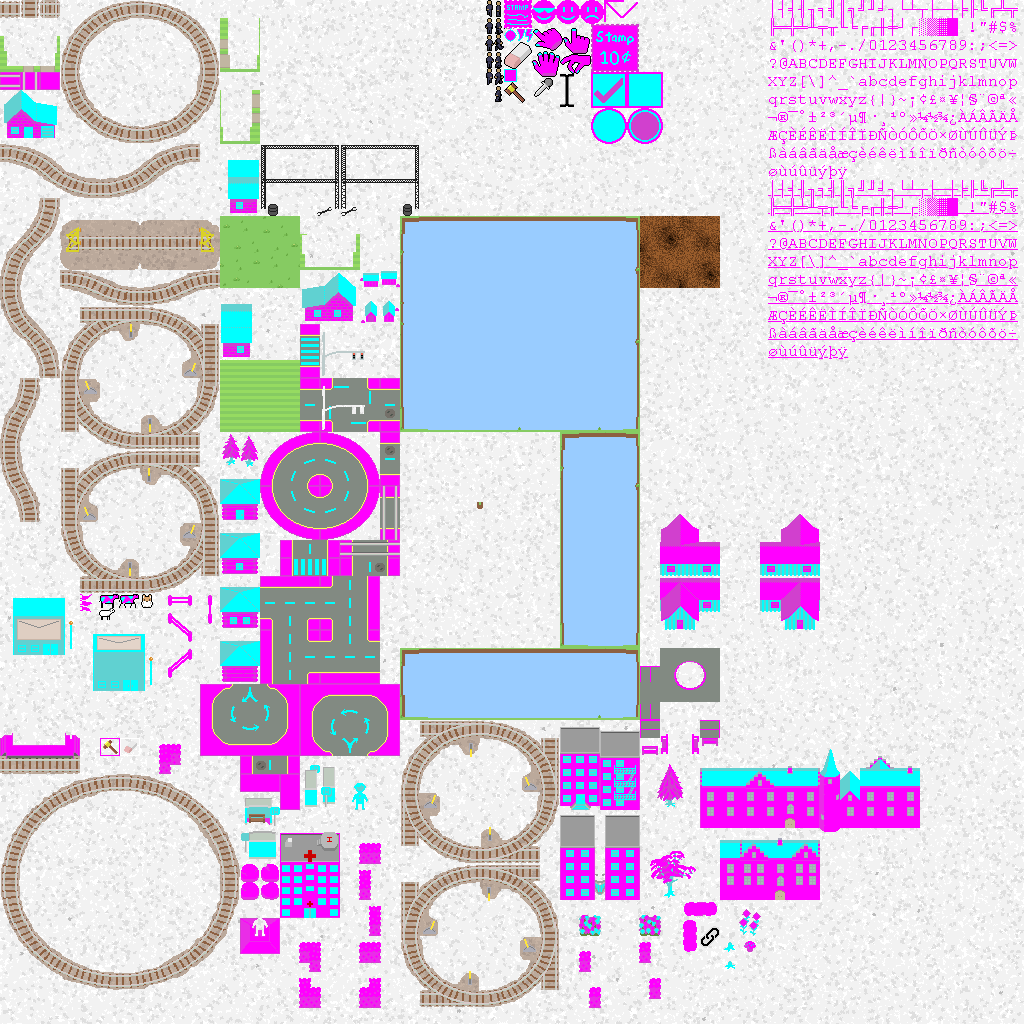
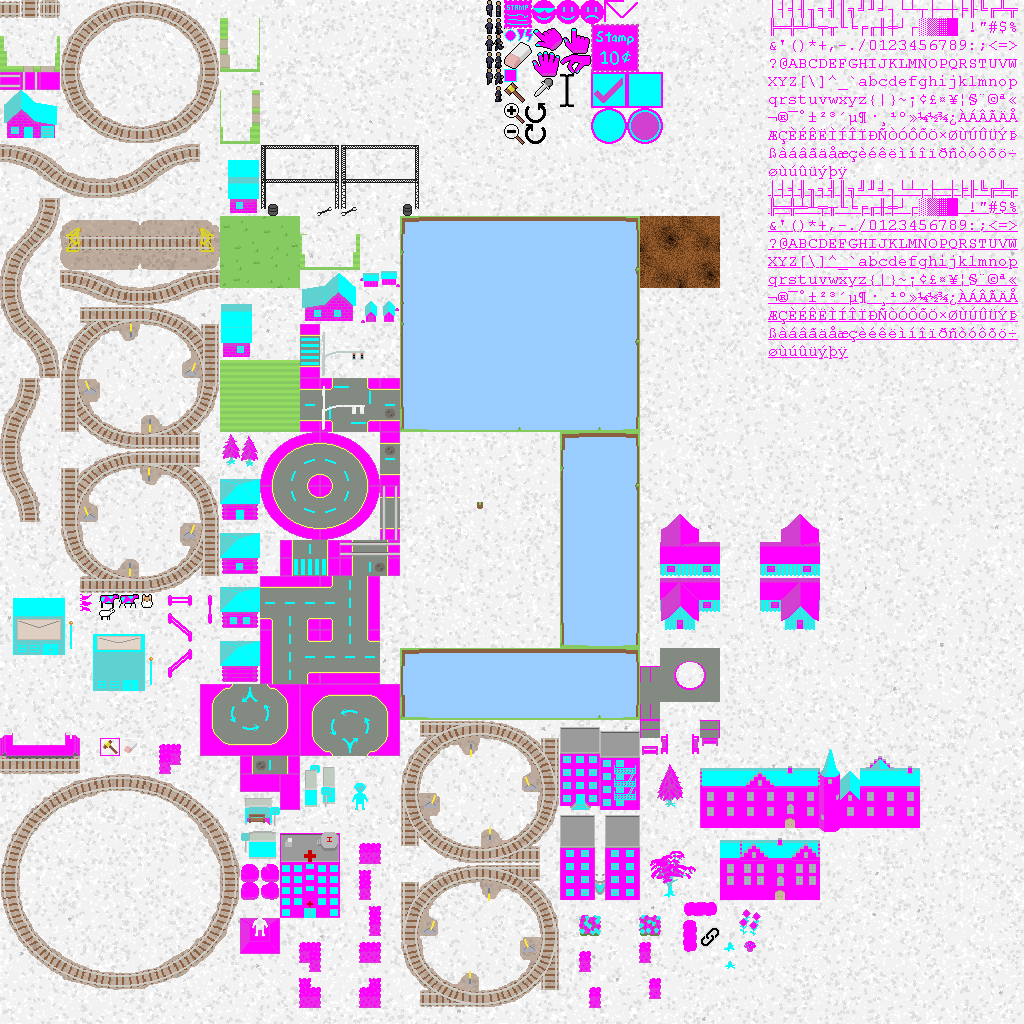
The second 1024x1024 image is a revision of the first. Changes to its layers:
painted on "base.png copy" over [504, 103, 546, 145]
